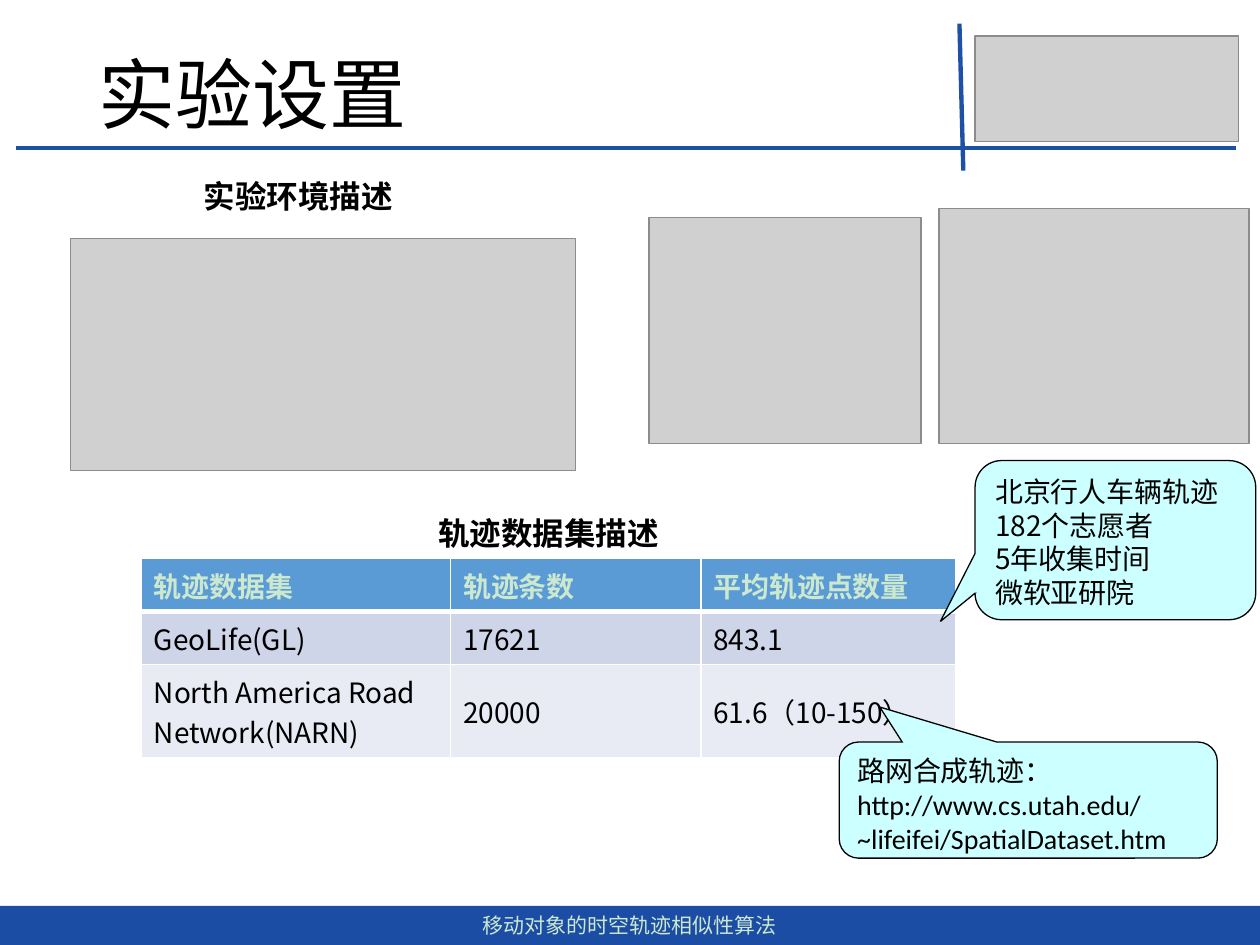
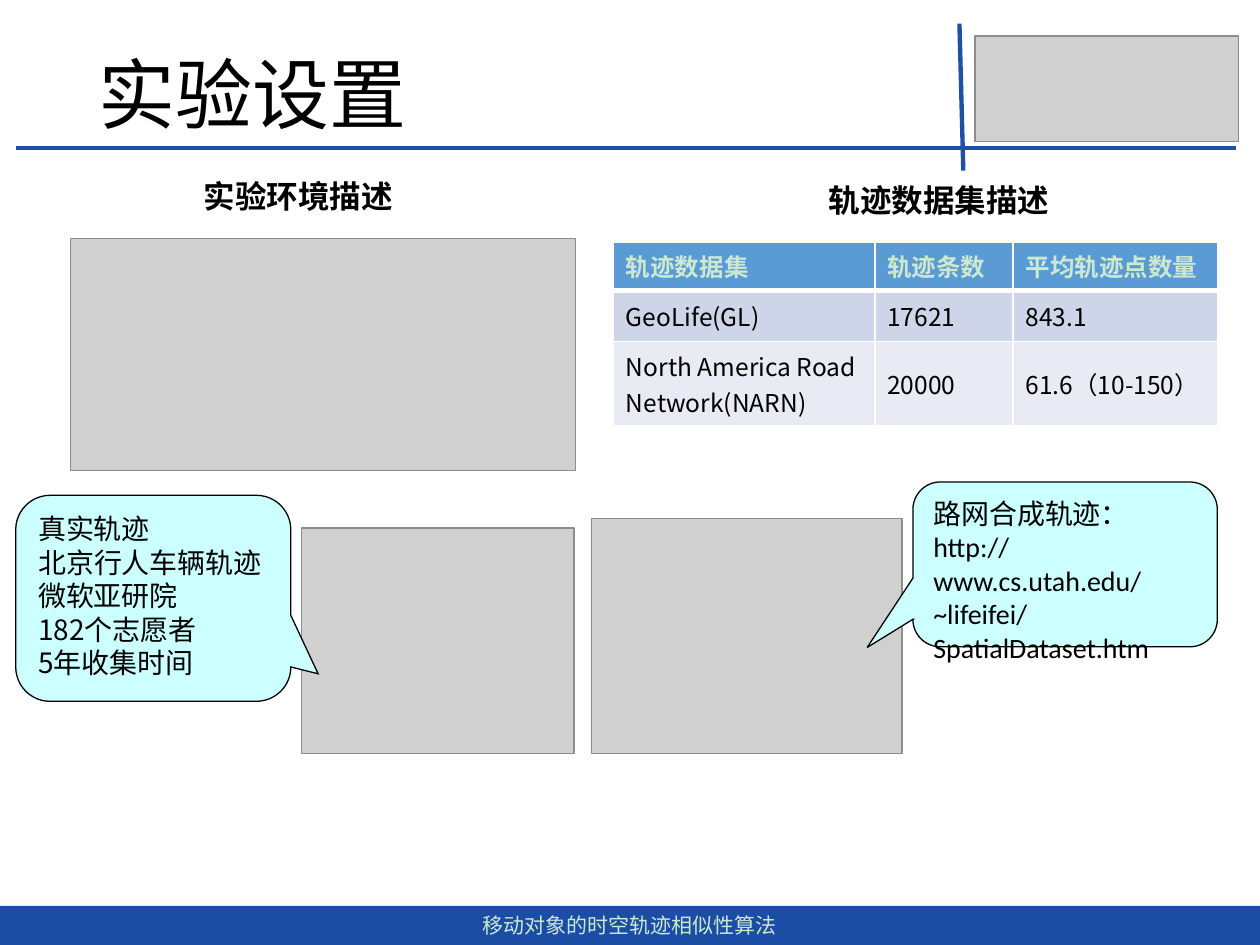
Before and after one commit to dingguangwei/biyelunwen, a slide deck: slide 27 of 答辩——毕设.pptx. Drawn at 1260x945 pixels with LibreOffice and Linux fonts; fonts in the diff are those of the drawing; grey boxes stand for pictures. Boxes give left, top, right and bottom in pixels: in the first picture for what was removed or moved away, otherwise in the second. Text is boxed around its words. In the diff, an @@ line names an element or a change of style, - is before the commit and + after.

```diff
--- a/答辩——毕设.pptx
+++ b/答辩——毕设.pptx
@@ text "轨迹数据集描述": place and size @@
-text "轨迹数据集描述" at (438,518,658,548)
+text "轨迹数据集描述" at (829,185,1050,215)
@@ table at (614,242,1218,421) @@
@@ size 16 to 14 pt @@
@@ table: place and size @@
-table at (141,558,955,753)
+table at (614,242,1218,421)
@@ rounded speech box "真实轨迹" at (15,495,290,701): proportions changed @@
@@ rounded speech box "真实轨迹": place and size @@
-rounded speech box "真实轨迹" at (975,461,1256,620)
+rounded speech box "真实轨迹" at (15,495,290,701)
@@ rounded speech box "路网合成轨迹：": place and size @@
-rounded speech box "路网合成轨迹：" at (839,742,1217,858)
+rounded speech box "路网合成轨迹：" at (914,483,1218,648)
@@ rounded speech box "路网合成轨迹：" at (914,483,1218,648): proportions changed @@
@@ text in rounded speech box at (38,515,150,541): paragraph added @@
+真实轨迹
@@ picture: place and size @@
-picture at (649,218,921,444)
+picture at (301,528,573,753)
@@ picture: place and size @@
-picture at (939,208,1249,444)
+picture at (592,518,902,753)
@@ text in rounded speech box at (38,582,178,609): paragraph added @@
+微软亚研院
@@ text in rounded speech box at (995,579,1135,606): paragraph removed @@
-微软亚研院
```
Also in this commit, not shown: 9 other slides changed, 1 slide removed, 2 other files.
